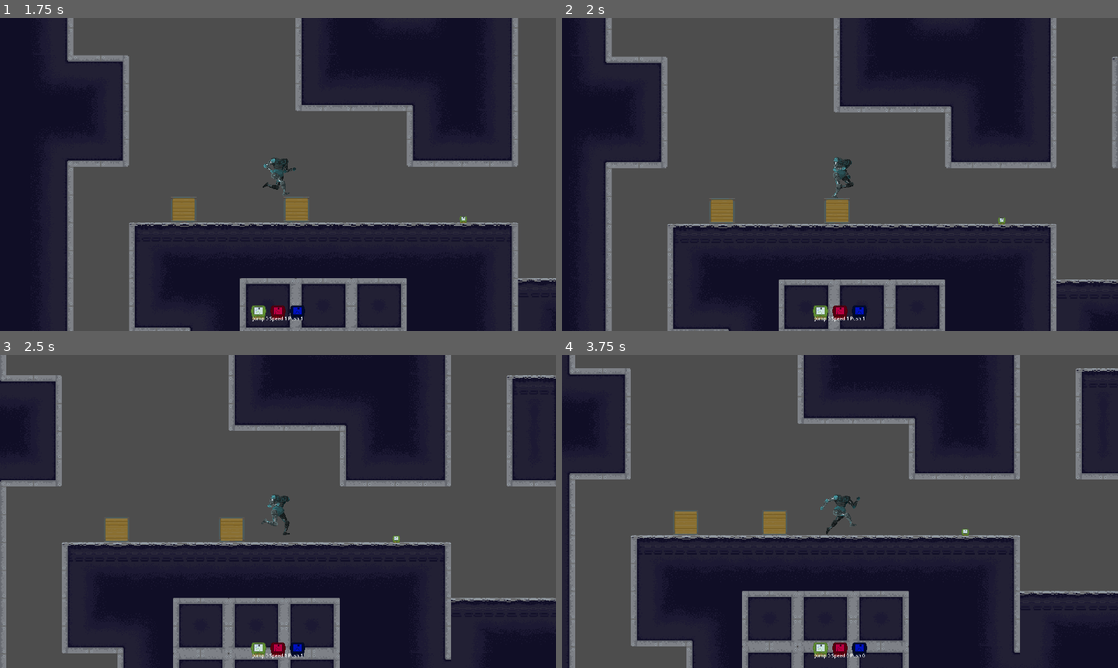
Above: before the commit, frames 1-4 (two rows, left to right).
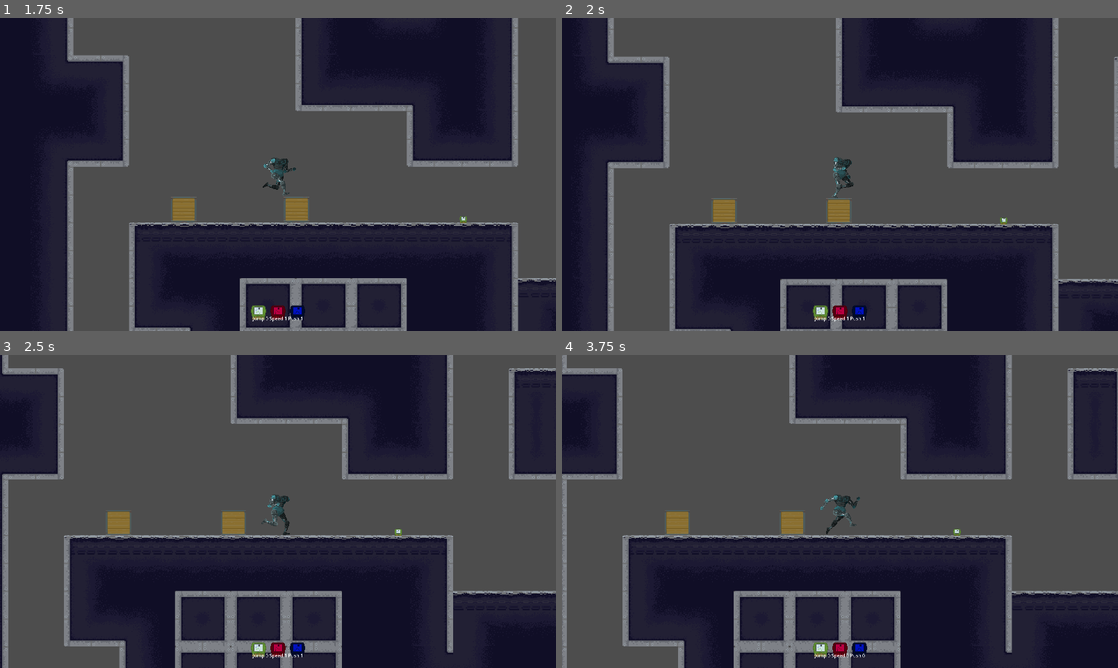
Above: after the commit, the same moments.

Repository: VehvilainenPooki/ModeGame
Game: Godot game, scene res://Main.tscn
Same seed, same stepped clock (60 frames per second), same inputs: the game is played once before the commit and once after it.
Inputs:
- Up to frame 1 (1.75 s): click "Play" at 0.5 s; tap Enter (ui_accept) at 1.25 s; hold Right (ui_right) from 1.28 s (still down); hold E (Interact) from 1.28 s (still down); tap 1 (MODE_JUMP) at 1.52 s
- Up to frame 2 (2 s): keep holding Right (ui_right); keep holding E (Interact)
- Up to frame 3 (2.5 s): keep holding Right (ui_right); release E (Interact) at 2.03 s; tap E (Interact) at 2.1 s; tap 1 (MODE_JUMP) at 2.27 s
- Up to frame 4 (3.75 s): release Right (ui_right) at 2.78 s; hold Left (ui_left) 2.78-3.53 s; hold 3 (MODE_PUSH) 2.78-3.53 s; tap E (Interact) at 3.05 s; hold Right (ui_right) from 3.53 s (still down); tap 2 (MODE_SPEED) at 3.6 s

Frame 1 is identical in both runs. In frame 2, 3.4% of the frame differs, in the area x 7-100%, y 0-100%; in frame 3, 12%, in the area x 0-100%, y 0-100%; in frame 4, 11%.

Commit message:
Työntelyä

Diff:
--- a/Objects/Crate/Crate.tscn
+++ b/Objects/Crate/Crate.tscn
@@ -6,11 +6,13 @@
 [sub_resource type="PhysicsMaterial" id="PhysicsMaterial_t2smd"]
 friction = 0.5
 
-[sub_resource type="RectangleShape2D" id="RectangleShape2D_hu62v"]
-size = Vector2(88, 88)
+[sub_resource type="CapsuleShape2D" id="CapsuleShape2D_htsg4"]
+radius = 44.0
+height = 88.0
 
 [node name="Crate" type="RigidBody2D"]
 physics_material_override = SubResource("PhysicsMaterial_t2smd")
+lock_rotation = true
 script = ExtResource("1_ll01p")
 
 [node name="Sprite2D" type="Sprite2D" parent="."]
@@ -18,4 +20,4 @@
 texture = ExtResource("2_v5jej")
 
 [node name="CollisionShape2D" type="CollisionShape2D" parent="."]
-shape = SubResource("RectangleShape2D_hu62v")
+shape = SubResource("CapsuleShape2D_htsg4")
--- a/Player/Player.gd
+++ b/Player/Player.gd
@@ -7,7 +7,7 @@
 var JUMP_VELOCITY = -400.0
 var pushing = true
 var crate: Crate = null
-
+var push_force = 80
 
 # Eri modet enumina
 enum MODES {DEFAULT, JUMP, PUSH, SPEED}
@@ -39,13 +39,14 @@
 		$leftAnimation.hide()
 		$rightAnimation.show()
 		velocity.x = direction * SPEED
+		$Area2D/CollisionShape2D.position = Vector2(8,32)
 	elif direction == -1:
 		lastDirection = direction
 		$AnimationPlayer.play("inverse_run")
 		$rightAnimation.hide()
 		$leftAnimation.show()
 		velocity.x = direction * SPEED
-		$Area2D/CollisionShape2D.position = Vector2(-8,0)
+		$Area2D/CollisionShape2D.position = Vector2(-8,32)
 	else:
 		if lastDirection == 1:
 			$AnimationPlayer.play("idle")
@@ -56,7 +57,7 @@
 			$rightAnimation.hide()
 			$leftAnimation.show()
 		velocity.x = move_toward(velocity.x, 0, SPEED)
-		$Area2D/CollisionShape2D.position = Vector2(8,0)
+
 
 
 	move_and_slide()
@@ -79,7 +80,8 @@
 		removeCartridge(MODES.PUSH)
 		changeMode(MODES.PUSH)
 		print(mode)
-	elif event.is_action_pressed("Interact") && crate != null:
+	elif event.is_action_pressed("Interact") && crate != null && is_on_floor():
+		print(mode)
 		print("Painettu")
 		_grab_crate()
 	elif event.is_action_released("Interact"):
@@ -135,14 +137,17 @@
 	print("Napataan")
 	SPEED = 150
 	JUMP_VELOCITY = -200.0
+	pushing = true
+	#crate.set_lock_rotation(true)
 	var cratepath = crate.get_path()
-	$PinJoint2D.set_node_a($".".get_path())
-	$PinJoint2D.set_node_b(cratepath)
-	pushing = true
+	$GrooveJoint2D.set_node_a($".".get_path())
+	$GrooveJoint2D.set_node_b(cratepath)
 
 func _release_crate():
 	print("Päästetään")
 	SPEED = 300.0
 	JUMP_VELOCITY = -400.0
-	$PinJoint2D.set_node_a('')
-	$PinJoint2D.set_node_b('')
+	pushing = false
+	#crate.set_lock_rotation(false)
+	$GrooveJoint2D.set_node_a('')
+	$GrooveJoint2D.set_node_b('')
--- a/Player/Player.tscn
+++ b/Player/Player.tscn
@@ -4,7 +4,7 @@
 [ext_resource type="Texture2D" uid="uid://dpdrqwfkccor2" path="res://Assets/Player/PlayerSeparation.png" id="2_gkagf"]
 
 [sub_resource type="CapsuleShape2D" id="CapsuleShape2D_4xrkb"]
-radius = 24.0
+radius = 21.0
 height = 136.0
 
 [sub_resource type="SkeletonModification2DTwoBoneIK" id="SkeletonModification2DTwoBoneIK_mfik0"]
@@ -757,7 +757,7 @@
 }
 
 [sub_resource type="RectangleShape2D" id="RectangleShape2D_ifa3r"]
-size = Vector2(44, 4)
+size = Vector2(49, 4)
 
 [sub_resource type="SkeletonModification2DLookAt" id="SkeletonModification2DLookAt_a3c7a"]
 bone_index = 10
@@ -851,18 +851,23 @@
 "": SubResource("AnimationLibrary_k8b80")
 }
 
-[node name="Camera2D2" type="Camera2D" parent="."]
-
 [node name="Area2D" type="Area2D" parent="."]
 
 [node name="CollisionShape2D" type="CollisionShape2D" parent="Area2D"]
-position = Vector2(8, 0)
+position = Vector2(8, 32)
 shape = SubResource("RectangleShape2D_ifa3r")
-
-[node name="PinJoint2D" type="PinJoint2D" parent="."]
+debug_color = Color(0, 0.6, 0.701961, 0.419608)
+
+[node name="GrooveJoint2D" type="GrooveJoint2D" parent="."]
+position = Vector2(-3, 33)
+rotation = -1.5708
+bias = 0.9
 disable_collision = false
+length = 9.0
+initial_offset = 5.0
 
 [node name="rightAnimation" type="Node2D" parent="."]
+visible = false
 
 [node name="Polygons" type="Node2D" parent="rightAnimation"]
 
@@ -1018,6 +1023,7 @@
 auto_calculate_length_and_angle = false
 length = 43.0116
 bone_angle = -91.3322
+metadata/_local_pose_override_enabled_ = true
 
 [node name="Torso" type="Bone2D" parent="rightAnimation/Skeleton2D/Hip"]
 position = Vector2(-1, -43)
@@ -1032,6 +1038,7 @@
 auto_calculate_length_and_angle = false
 length = 31.0
 bone_angle = 90.0
+metadata/_local_pose_override_enabled_ = true
 
 [node name="leftLowerarm" type="Bone2D" parent="rightAnimation/Skeleton2D/Hip/Torso/leftShoulder"]
 position = Vector2(0, 31)
@@ -1039,6 +1046,7 @@
 auto_calculate_length_and_angle = false
 length = 26.0768
 bone_angle = 85.6013
+metadata/_local_pose_override_enabled_ = true
 
 [node name="leftHand" type="Bone2D" parent="rightAnimation/Skeleton2D/Hip/Torso/leftShoulder/leftLowerarm"]
 position = Vector2(2, 26)
@@ -1055,6 +1063,7 @@
 auto_calculate_length_and_angle = false
 length = 29.0172
 bone_angle = 91.9749
+metadata/_local_pose_override_enabled_ = true
 
 [node name="rightLowerarm" type="Bone2D" parent="rightAnimation/Skeleton2D/Hip/Torso/rightShoulder"]
 position = Vector2(-1, 29)
@@ -1062,6 +1071,7 @@
 auto_calculate_length_and_angle = false
 length = 26.0768
 bone_angle = 85.6013
+metadata/_local_pose_override_enabled_ = true
 
 [node name="rightHand" type="Bone2D" parent="rightAnimation/Skeleton2D/Hip/Torso/rightShoulder/rightLowerarm"]
 position = Vector2(2, 26)
@@ -1078,6 +1088,7 @@
 auto_calculate_length_and_angle = false
 length = 40.0
 bone_angle = 90.0
+metadata/_local_pose_override_enabled_ = true
 
 [node name="leftLowerleg" type="Bone2D" parent="rightAnimation/Skeleton2D/Hip/leftUpperleg"]
 position = Vector2(0, 40)
@@ -1085,6 +1096,7 @@
 auto_calculate_length_and_angle = false
 length = 35.0143
 bone_angle = 88.3634
+metadata/_local_pose_override_enabled_ = true
 
 [node name="leftFoot" type="Bone2D" parent="rightAnimation/Skeleton2D/Hip/leftUpperleg/leftLowerleg"]
 position = Vector2(1, 35)
@@ -1100,6 +1112,7 @@
 auto_calculate_length_and_angle = false
 length = 40.0
 bone_angle = 90.0
+metadata/_local_pose_override_enabled_ = true
 
 [node name="rightLowerleg" type="Bone2D" parent="rightAnimation/Skeleton2D/Hip/rightUpperleg"]
 position = Vector2(0, 40)
@@ -1107,6 +1120,7 @@
 auto_calculate_length_and_angle = false
 length = 35.0143
 bone_angle = 88.3634
+metadata/_local_pose_override_enabled_ = true
 
 [node name="rightFoot" type="Bone2D" parent="rightAnimation/Skeleton2D/Hip/rightUpperleg/rightLowerleg"]
 position = Vector2(1, 35)
@@ -1114,6 +1128,7 @@
 auto_calculate_length_and_angle = false
 length = 16.0
 bone_angle = 0.0
+metadata/_local_pose_override_enabled_ = true
 
 [node name="leftArmTarget" type="Node2D" parent="rightAnimation"]
 position = Vector2(-30, 6)
@@ -1137,6 +1152,7 @@
 position = Vector2(-12, -25)
 
 [node name="leftAnimation" type="Node2D" parent="."]
+visible = false
 
 [node name="Polygons" type="Node2D" parent="leftAnimation"]
 
